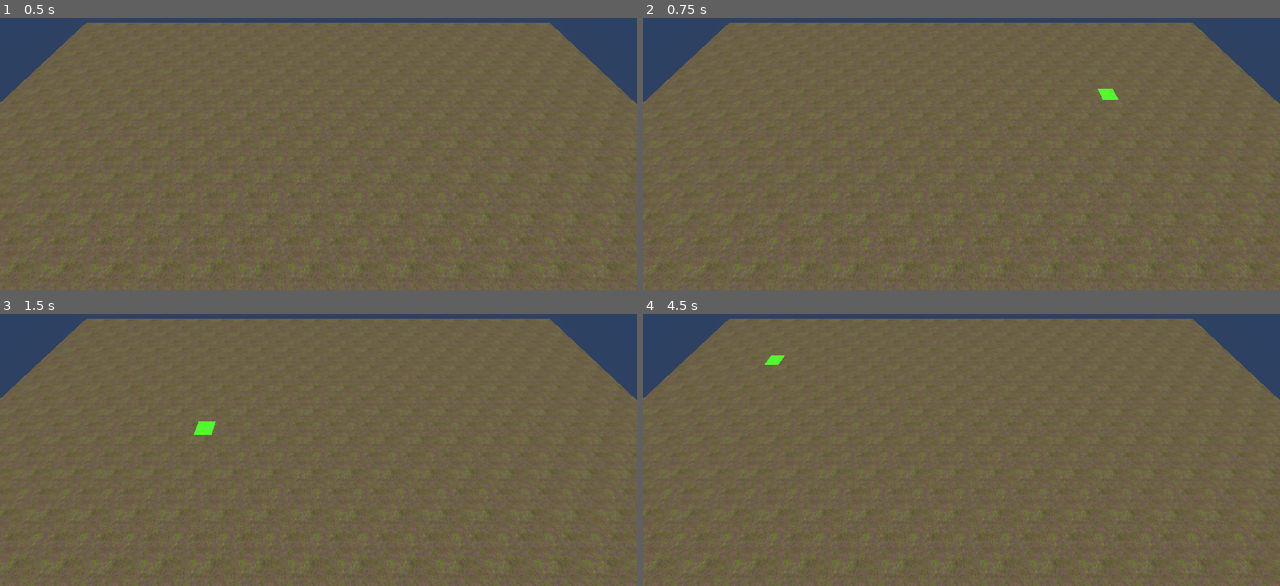
Above: before the commit, frames 1-4 (two rows, left to right).
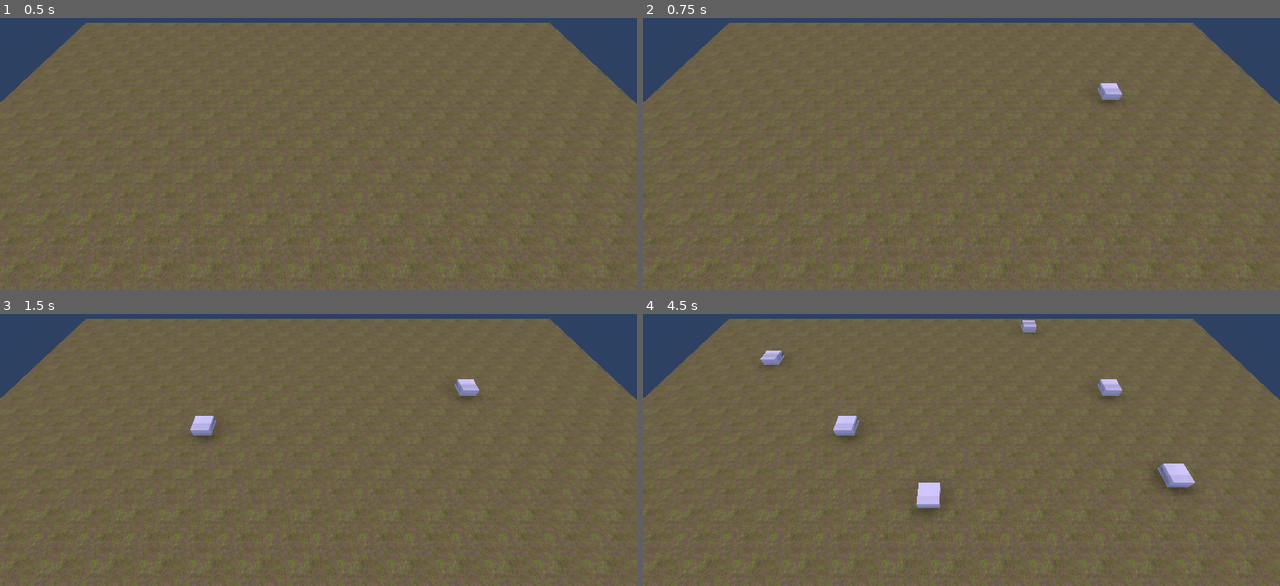
Above: after the commit, the same moments.

Repository: TonyAbramo/CityBuilder
Game: Godot game, scene res://Scenes/Game.tscn
The game is run twice, just before and just after one commit, with the same random seed, the same clock (stepped at 60 frames per second) and the same inputs.
Inputs (mouse positions are in pixels of both pictures, inside the frame that each line leads up to):
- Up to frame 1 (0.5 s): no input
- Up to frame 2 (0.75 s): tap Enter at 0.5 s; move the mouse to (1101, 94) at 0.52 s; click (1101, 94) at 0.6 s
- Up to frame 3 (1.5 s): tap Space at 1.25 s; move the mouse to (191, 425) at 1.27 s; click (191, 425) at 1.35 s
- Up to frame 4 (4.5 s): tap Enter at 2, 3.5 s; move the mouse to (1025, 327) at 2.02 s; click (1025, 327) at 2.1 s; tap Space at 2.75, 4.25 s; move the mouse to (929, 479) at 2.77 s; click (929, 479) at 2.85 s; move the mouse to (1152, 460) at 3.52 s; click (1152, 460) at 3.6 s; move the mouse to (770, 352) at 4.27 s; click (770, 352) at 4.35 s

Frame 1 is identical in both runs. In frame 2, 0.2% of the frame differs, in the area x 71-76%, y 23-32%; in frame 3, 0.5%; in frame 4, 1.6%, in the area x 18-87%, y 2-74%.

Commit message:
[CreateBuildingManager] Add script to create a building where the player clics with the left button mouse

Diff:
--- /dev/null
+++ b/Scripts/BuildingsManager.gd
@@ -0,0 +1,12 @@
+extends Node
+
+# Liste des buildings
+var building1 = "Buildings/Building.tscn"
+
+
+func CreateBuilding(pos):
+	# Building sélectionné
+	var building_res = load(building1)
+	var building = building_res.instance()
+	building.set_translation(pos)
+	get_tree().get_root().add_child(building)
--- a/Scripts/HandleMouse.gd
+++ b/Scripts/HandleMouse.gd
@@ -15,3 +15,9 @@
 	var posY = round(click_position.z) + 0.5
 	# On place le marker sur la bonne case (survol souris)
 	marker.transform.origin = Vector3(posX, 0, posY)
+
+	# Détecter le clic gauche
+	if Input.is_action_just_pressed("clic_gauche"):
+		# Créer le batiment
+		print("creation building à " + str(marker.transform.origin))
+		BuildingsManager.CreateBuilding(marker.transform.origin)
--- a/project.godot
+++ b/project.godot
@@ -20,9 +20,7 @@
 
 [autoload]
 
-BuildingsMgr="*res://Scripts/BuildingsMgr.gd"
-PlayerData="*res://Scripts/PlayerData.gd"
-ParcData="*res://Scripts/ParcData.gd"
+BuildingsManager="*res://Scripts/BuildingsManager.gd"
 
 [display]
 
